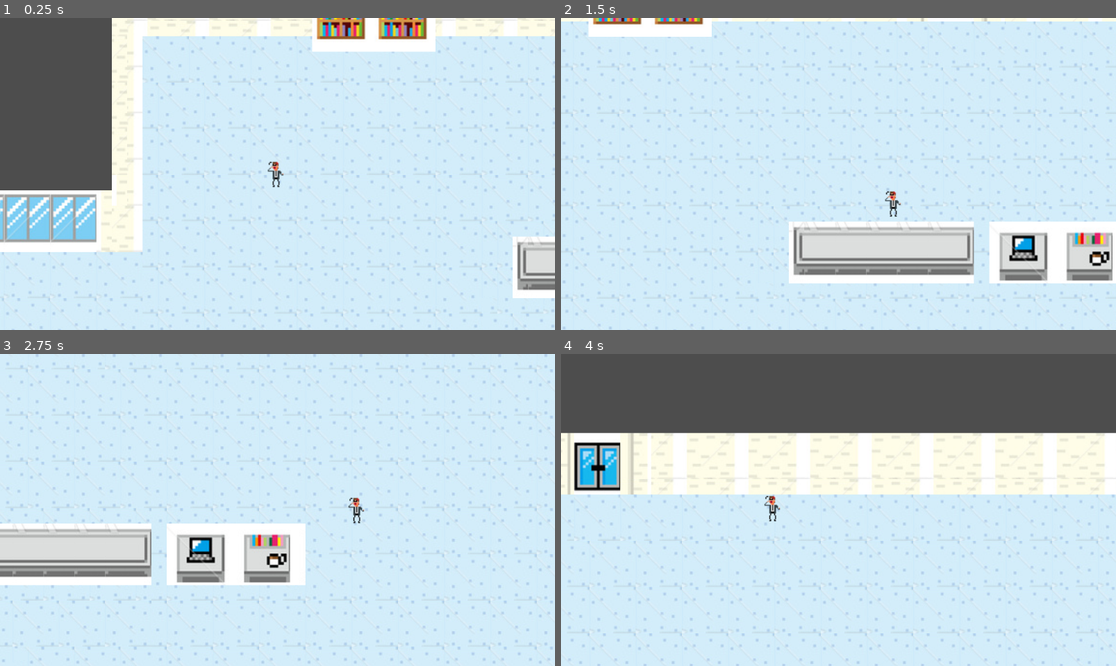
Above: before the commit, frames 1-4 (two rows, left to right).
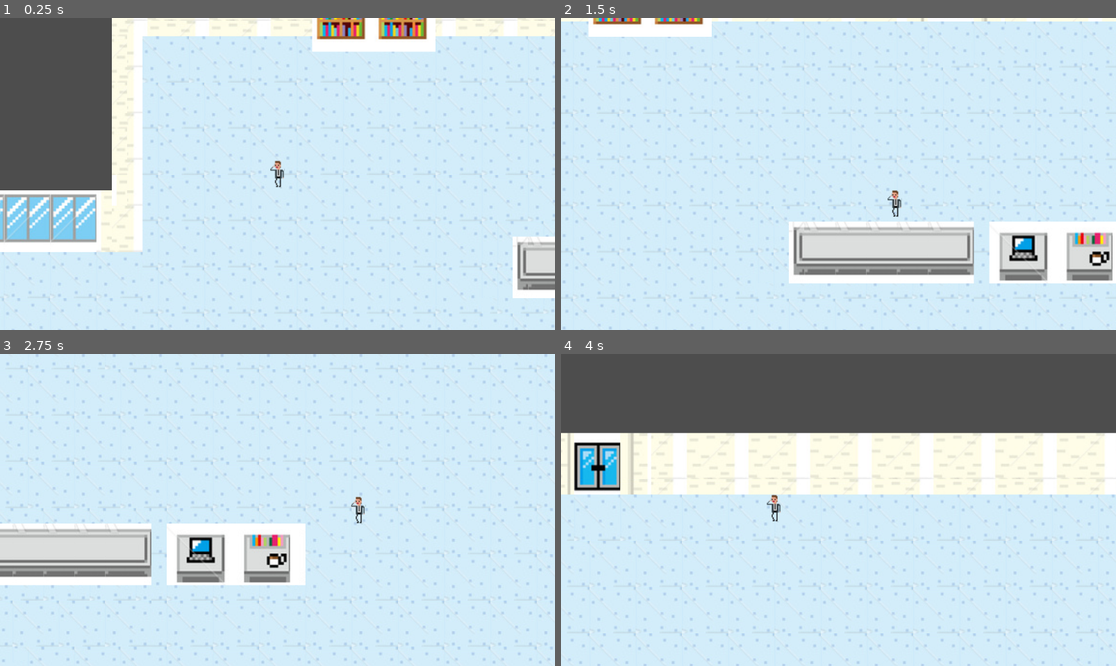
Above: after the commit, the same moments.

Repository: alourencodev/ldjam55
Game: Godot game, scene res://Scenes/main.tscn
Same seed, same stepped clock (60 frames per second), same inputs: the game is played once before the commit and once after it.
Inputs (mouse positions are in pixels of both pictures, inside the frame that each line leads up to):
- Up to frame 1 (0.25 s): no input
- Up to frame 2 (1.5 s): tap Enter at 0.5 s; move the mouse to (960, 158) at 0.52 s; hold Right (right) 0.53-1.28 s; click (960, 158) at 0.6 s; move the mouse to (727, 189) at 1.27 s; hold Down (down) from 1.28 s (still down); click (727, 189) at 1.35 s
- Up to frame 3 (2.75 s): move the mouse to (333, 441) at 2.02 s; release Down (down) at 2.03 s; hold Right (right) from 2.03 s (still down); click (333, 441) at 2.1 s
- Up to frame 4 (4 s): move the mouse to (810, 572) at 2.77 s; release Right (right) at 2.78 s; hold Up (up) 2.78-3.53 s; click (810, 572) at 2.85 s; move the mouse to (1005, 556) at 3.52 s; hold Left (left) from 3.53 s (still down); click (1005, 556) at 3.6 s

The runs differ from the first frame. In frame 1, 0.2% of the frame differs, in the area x 48-52%, y 45-55%; in frame 2, 0.2%; in frame 3, 0.2%; in frame 4, 0.2%.

Commit message:
Added melee player

Diff:
--- /dev/null
+++ b/Scenes/Area2D.gd
@@ -0,0 +1,15 @@
+extends Area2D
+
+@onready var anim = $AnimationPlayer
+
+func _unhandled_input(event: InputEvent) -> void:
+	if event.is_action("Action"):
+		$weapon.attack
+
+func attack():
+	anim.play("swing")
+
+
+func _on_body_entered(body: Node2D) -> void:
+		if body.has_method("handle_hit"):
+			body.handle_hit
--- /dev/null
+++ b/Scenes/MeleePlayer.tscn
@@ -0,0 +1,111 @@
+[gd_scene load_steps=11 format=3 uid="uid://6qqr5x4gj3vu"]
+
+[ext_resource type="PackedScene" uid="uid://dayvsl8lxugrp" path="res://Scenes/Player.tscn" id="1_06hr2"]
+[ext_resource type="Texture2D" uid="uid://scxt76ycnlvb" path="res://Resources/janitor-testsheet.png" id="2_v6aal"]
+[ext_resource type="Script" path="res://Scenes/Area2D.gd" id="3_4a23p"]
+[ext_resource type="Texture2D" uid="uid://bvxecakdpxlp" path="res://Resources/broom-weapon.png" id="3_041xw"]
+
+[sub_resource type="AtlasTexture" id="AtlasTexture_q2wpo"]
+atlas = ExtResource("2_v6aal")
+region = Rect2(15, 0, 15, 31)
+
+[sub_resource type="AtlasTexture" id="AtlasTexture_0t71g"]
+atlas = ExtResource("2_v6aal")
+region = Rect2(0, 0, 15, 31)
+
+[sub_resource type="SpriteFrames" id="SpriteFrames_gpkc0"]
+animations = [{
+"frames": [{
+"duration": 1.0,
+"texture": SubResource("AtlasTexture_q2wpo")
+}],
+"loop": true,
+"name": &"attack",
+"speed": 5.0
+}, {
+"frames": [{
+"duration": 1.0,
+"texture": SubResource("AtlasTexture_0t71g")
+}],
+"loop": true,
+"name": &"idle",
+"speed": 5.0
+}, {
+"frames": [],
+"loop": true,
+"name": &"walk",
+"speed": 5.0
+}]
+
+[sub_resource type="RectangleShape2D" id="RectangleShape2D_n8q6k"]
+size = Vector2(14, 19)
+
+[sub_resource type="Animation" id="Animation_84p3h"]
+resource_name = "swing"
+tracks/0/type = "value"
+tracks/0/imported = false
+tracks/0/enabled = true
+tracks/0/path = NodePath("Sprite2D:position")
+tracks/0/interp = 1
+tracks/0/loop_wrap = true
+tracks/0/keys = {
+"times": PackedFloat32Array(0, 0.3, 0.5, 0.8),
+"transitions": PackedFloat32Array(1, 1, 1, 1),
+"update": 0,
+"values": [Vector2(5, 0), Vector2(10, 2), Vector2(7, -3), Vector2(5, 0)]
+}
+tracks/1/type = "value"
+tracks/1/imported = false
+tracks/1/enabled = true
+tracks/1/path = NodePath("Sprite2D:rotation")
+tracks/1/interp = 1
+tracks/1/loop_wrap = true
+tracks/1/keys = {
+"times": PackedFloat32Array(0, 0.3, 0.5, 0.8),
+"transitions": PackedFloat32Array(1, 1, 1, 1),
+"update": 0,
+"values": [-0.226893, 0.349066, -0.523599, -0.226893]
+}
+tracks/2/type = "value"
+tracks/2/imported = false
+tracks/2/enabled = true
+tracks/2/path = NodePath("CollisionShape2D:disabled")
+tracks/2/interp = 1
+tracks/2/loop_wrap = true
+tracks/2/keys = {
+"times": PackedFloat32Array(0.3, 0.8),
+"transitions": PackedFloat32Array(1, 1),
+"update": 1,
+"values": [false, true]
+}
+
+[sub_resource type="AnimationLibrary" id="AnimationLibrary_rkmc7"]
+_data = {
+"swing": SubResource("Animation_84p3h")
+}
+
+[node name="Player" instance=ExtResource("1_06hr2")]
+
+[node name="AnimatedSprite2D" parent="." index="1"]
+sprite_frames = SubResource("SpriteFrames_gpkc0")
+animation = &"attack"
+
+[node name="weapon" type="Area2D" parent="." index="3"]
+script = ExtResource("3_4a23p")
+
+[node name="Sprite2D" type="Sprite2D" parent="weapon" index="0"]
+position = Vector2(5, 0)
+rotation = -0.226893
+texture = ExtResource("3_041xw")
+
+[node name="CollisionShape2D" type="CollisionShape2D" parent="weapon" index="1"]
+position = Vector2(14, -1.5)
+shape = SubResource("RectangleShape2D_n8q6k")
+disabled = true
+
+[node name="AnimationPlayer" type="AnimationPlayer" parent="weapon" index="2"]
+libraries = {
+"": SubResource("AnimationLibrary_rkmc7")
+}
+
+[connection signal="body_entered" from="weapon" to="weapon" method="_on_body_entered"]
--- a/Scenes/Player.tscn
+++ b/Scenes/Player.tscn
@@ -1,45 +1,45 @@
 [gd_scene load_steps=14 format=3 uid="uid://dayvsl8lxugrp"]
 
 [ext_resource type="Script" path="res://Scripts/Player.gd" id="1_4qh64"]
-[ext_resource type="Texture2D" uid="uid://xpguqqgoj4e6" path="res://Resources/pixil-frame-0.png" id="2_htqn2"]
+[ext_resource type="Texture2D" uid="uid://xpguqqgoj4e6" path="res://Resources/phoneguy-sheet.png" id="2_73j8b"]
 
 [sub_resource type="RectangleShape2D" id="RectangleShape2D_ojaps"]
 size = Vector2(15, 28)
 
 [sub_resource type="AtlasTexture" id="AtlasTexture_k6qt2"]
-atlas = ExtResource("2_htqn2")
+atlas = ExtResource("2_73j8b")
 region = Rect2(1, 29, 22, 29)
 
 [sub_resource type="AtlasTexture" id="AtlasTexture_gh2oi"]
-atlas = ExtResource("2_htqn2")
+atlas = ExtResource("2_73j8b")
 region = Rect2(33, 29, 22, 29)
 
 [sub_resource type="AtlasTexture" id="AtlasTexture_k84dl"]
-atlas = ExtResource("2_htqn2")
+atlas = ExtResource("2_73j8b")
 region = Rect2(65, 29, 22, 29)
 
 [sub_resource type="AtlasTexture" id="AtlasTexture_4d0hp"]
-atlas = ExtResource("2_htqn2")
+atlas = ExtResource("2_73j8b")
 region = Rect2(76, 0, 15, 29)
 
 [sub_resource type="AtlasTexture" id="AtlasTexture_qafey"]
-atlas = ExtResource("2_htqn2")
+atlas = ExtResource("2_73j8b")
 region = Rect2(61, 0, 15, 29)
 
 [sub_resource type="AtlasTexture" id="AtlasTexture_v7lw3"]
-atlas = ExtResource("2_htqn2")
+atlas = ExtResource("2_73j8b")
 region = Rect2(46, 0, 15, 29)
 
 [sub_resource type="AtlasTexture" id="AtlasTexture_r34x0"]
-atlas = ExtResource("2_htqn2")
+atlas = ExtResource("2_73j8b")
 region = Rect2(31, 0, 15, 29)
 
 [sub_resource type="AtlasTexture" id="AtlasTexture_qs77v"]
-atlas = ExtResource("2_htqn2")
+atlas = ExtResource("2_73j8b")
 region = Rect2(16, 0, 15, 29)
 
 [sub_resource type="AtlasTexture" id="AtlasTexture_bd3le"]
-atlas = ExtResource("2_htqn2")
+atlas = ExtResource("2_73j8b")
 region = Rect2(1, 0, 15, 29)
 
 [sub_resource type="SpriteFrames" id="SpriteFrames_ymysb"]
@@ -96,9 +96,7 @@
 
 [node name="AnimatedSprite2D" type="AnimatedSprite2D" parent="."]
 sprite_frames = SubResource("SpriteFrames_ymysb")
-animation = &"attack"
-frame = 1
-frame_progress = 0.227944
+animation = &"walk"
 
 [node name="Camera2D" type="Camera2D" parent="."]
 ignore_rotation = false
Binary file added: Resources/broom-weapon.png
Not shown, added: Resources/broom-weapon.png.import
Binary file added: Resources/janitor-testsheet.png
Not shown, changed: Resources/janitor-testsheet.png.import
Renamed: Resources/pixil-frame-0.png -> Resources/phoneguy-sheet.png
Not shown, added: Resources/phoneguy-sheet.png.import
